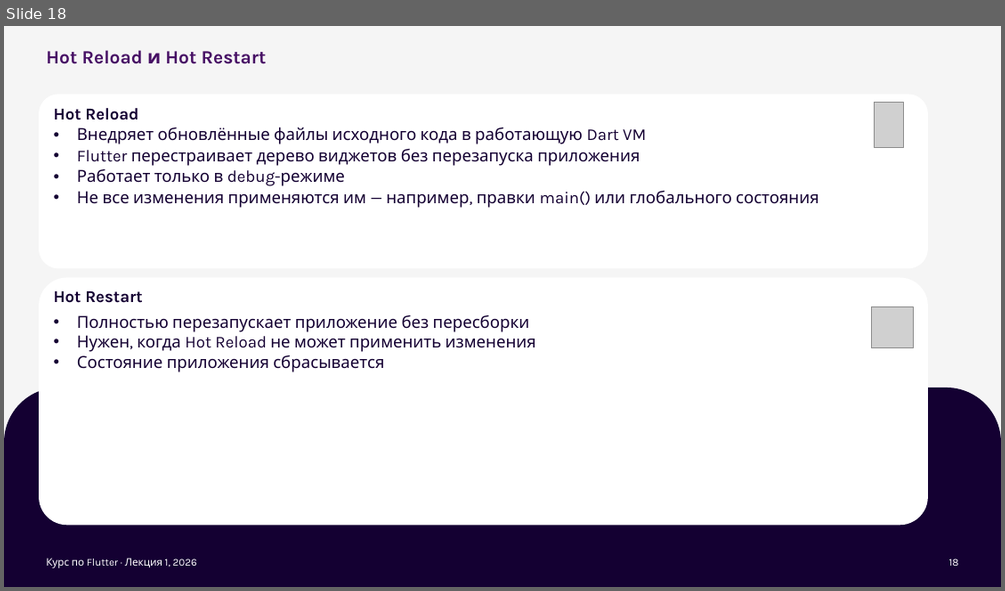
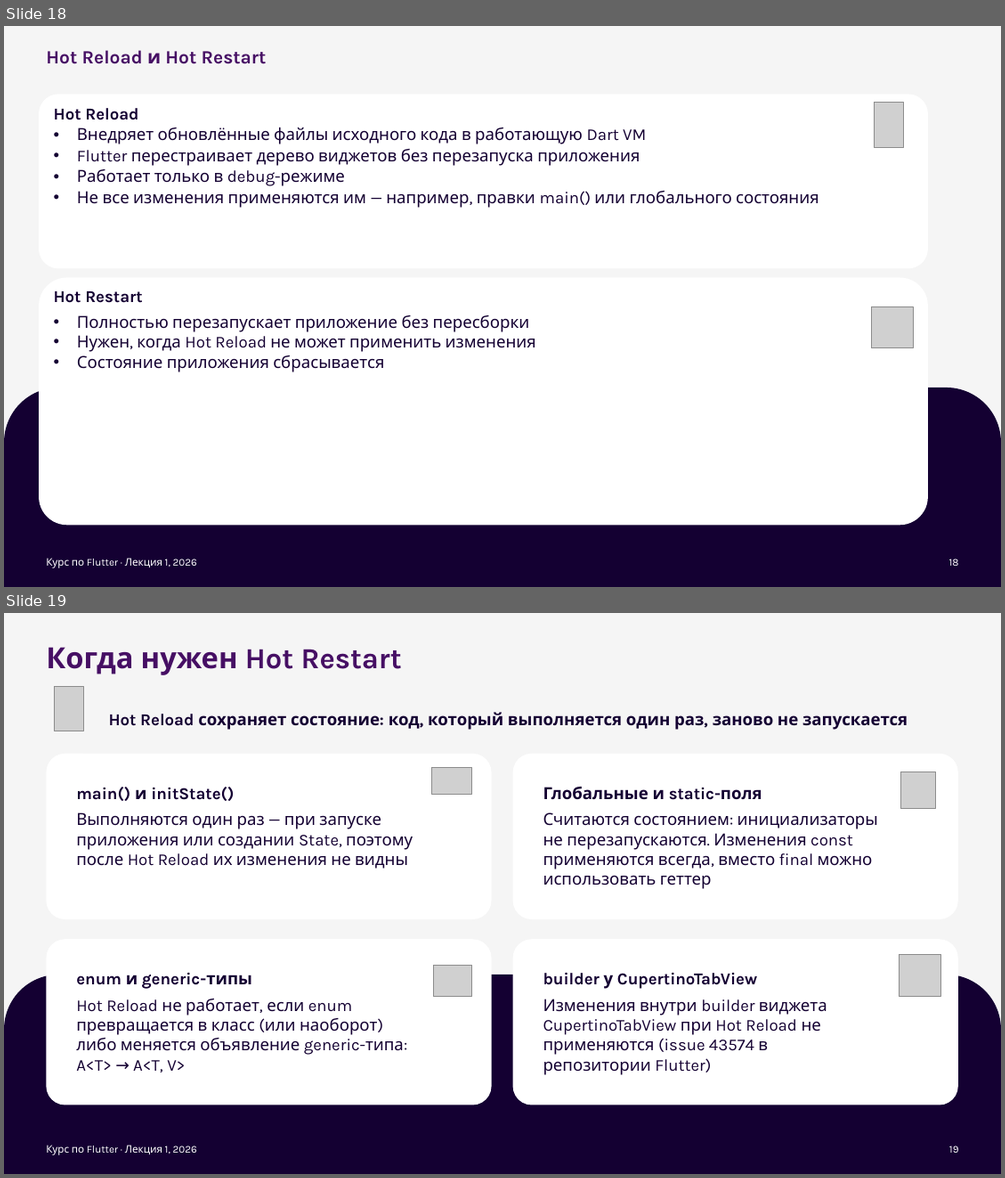
Before and after one commit to xander9112/university_flutter_course, a slide deck: Лекция 1 - Введение, настройка среды/Лекция 1 - Введение, настройка среды.pptx. Shown one above the other, each under a label of ours: slide 18 before the commit, slides 18 and 19 after it. The pictures are 1005x591 and 1005x1178 pixels, drawn with LibreOffice and Linux fonts; fonts in the diff are those of the drawing; grey boxes stand for pictures; background and template pictures are left out. Boxes give left, top, right and bottom in pixels: in the first picture for what was removed or moved away, otherwise in the second. Text is boxed around its words. In the diff, an @@ line names an element or a change of style, - is before the commit and + after.

```diff
--- a/Лекция 1 - Введение, настройка среды/Лекция 1 - Введение, настройка среды.pptx
+++ b/Лекция 1 - Введение, настройка среды/Лекция 1 - Введение, настройка среды.pptx
@@ slide 19 added at [4, 613, 1001, 1174], background #F5F5F5; not listed: 1 template element that a slide beside it also shows @@
@@ title added at [46, 647, 402, 675], 28 pt, text #460F64, bold @@
+Когда нужен Hot Restart
@@ picture added at [55, 686, 84, 731] @@
@@ text added at [109, 712, 907, 730], 16 pt, text #140032, bold @@
+Hot Reload сохраняет состояние: код, который выполняется один раз, заново не запускается
@@ rounded rectangle added at [46, 754, 491, 919], fill #FFFFFF @@
@@ picture added at [432, 767, 471, 794] @@
@@ rounded rectangle added at [512, 754, 957, 919], fill #FFFFFF @@
@@ picture added at [900, 771, 936, 808] @@
@@ text added at [76, 787, 413, 868], 16 pt, text #140032 @@
+main() и initState()
+Выполняются один раз — при запуске приложения или создании State, поэтому после Hot Reload их изменения не видны
@@ text added at [543, 787, 878, 889], 16 pt, text #140032 @@
+Глобальные и static-поля
+Считаются состоянием: инициализаторы не перезапускаются. Изменения const применяются всегда, вместо final можно использовать геттер
@@ rounded rectangle added at [46, 939, 491, 1105], fill #FFFFFF @@
@@ rounded rectangle added at [512, 939, 957, 1105], fill #FFFFFF @@
@@ picture added at [899, 955, 941, 997] @@
@@ text added at [76, 972, 404, 1072], 16 pt, text #140032 @@
+enum и generic-типы
+Hot Reload не работает, если enum превращается в класс (или наоборот) либо меняется объявление generic-типа: A<T> → A<T, V>
@@ picture added at [433, 965, 471, 996] @@
@@ text added at [543, 972, 827, 1075], 16 pt, text #140032 @@
+builder у CupertinoTabView
+Изменения внутри builder виджета CupertinoTabView при Hot Reload не применяются (issue 43574 в репозитории Flutter)
@@ text added at [46, 1144, 197, 1155], 10 pt, text #FFFFFF @@
+Курс по Flutter · Лекция 1, 2026
@@ page number added at [949, 1145, 959, 1152], 10 pt, text #FFFFFF @@
+19
```
Also in this commit, not shown: 1 slide changed, 2 other slides added, 1 other file.
